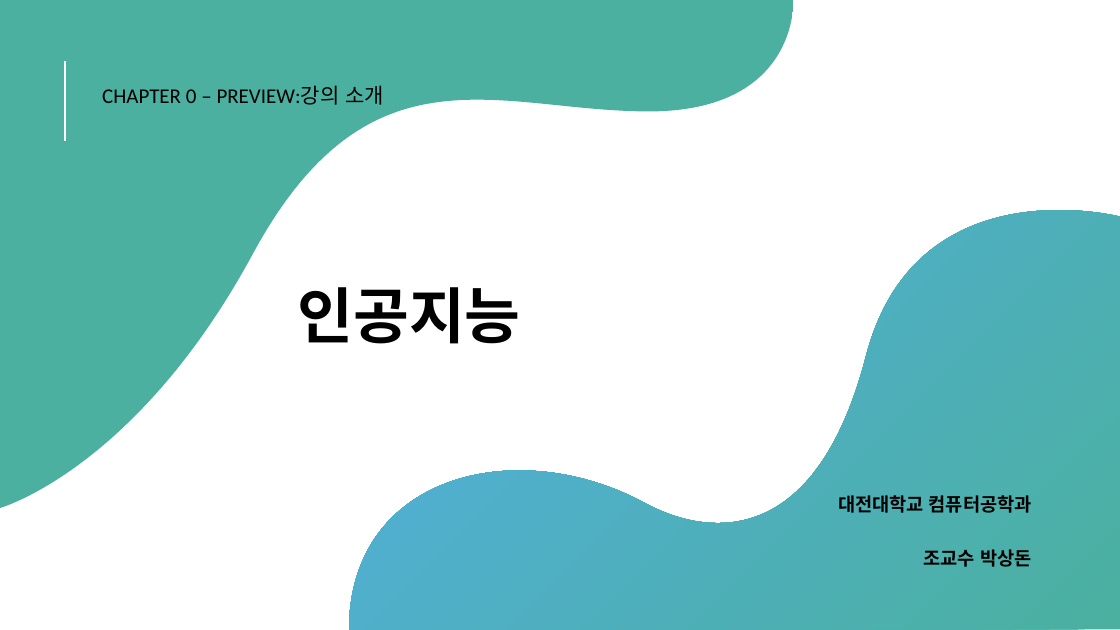
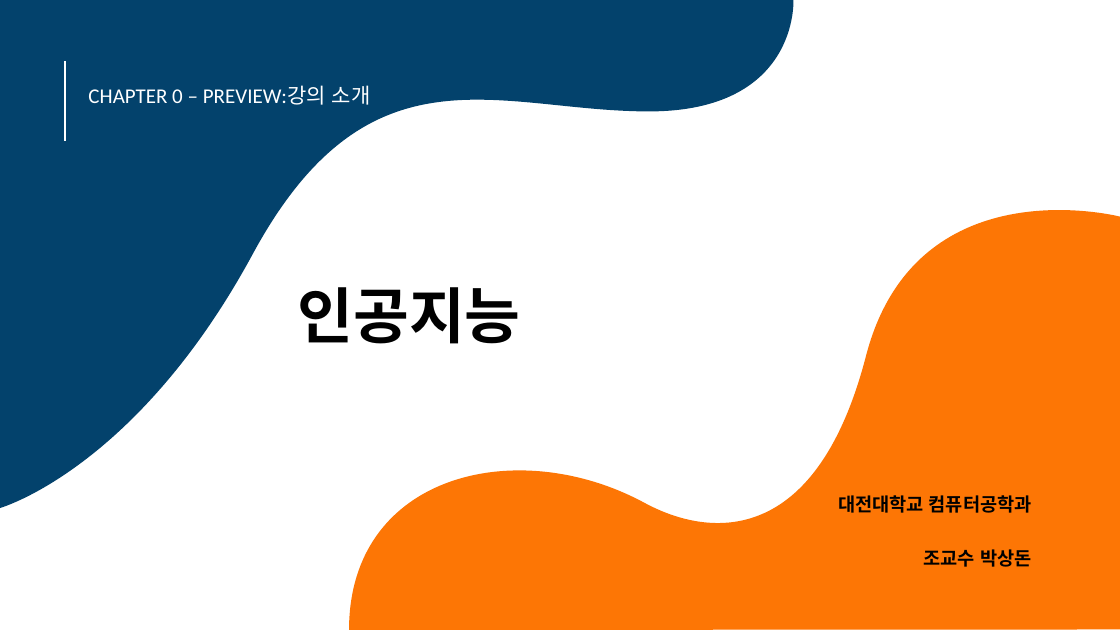
Before and after one commit to Sangdon-Park/Sangdon-Park.github.io, a slide deck: slide 1 of data/인공지능/00-preview.pptx. Drawn at 1120x630 pixels with LibreOffice and Linux fonts; fonts in the diff are those of the drawing; background and template pictures are left out. Boxes give left, top, right and bottom in pixels: in the first picture for what was removed or moved away, otherwise in the second. Text is boxed around its words. In the diff, an @@ line names an element or a change of style, - is before the commit and + after.

```diff
--- a/data/인공지능/00-preview.pptx
+++ b/data/인공지능/00-preview.pptx
@@ freeform shape at (0,0,799,508): fill #4BB0A0 to #03426C @@
@@ text "CHAPTER 0 – PREVIEW:강의 소개": place and size @@
-text "CHAPTER 0 – PREVIEW:강의 소개" at (102,85,384,105)
+text "CHAPTER 0 – PREVIEW:강의 소개" at (88,85,371,105)
@@ text "CHAPTER 0 – PREVIEW:강의 소개" at (88,85,371,105): text colour #000000 to #FFFFFF @@
@@ freeform shape at (349,210,1120,630): fill gradient #4BB0A0 to #52AEE1 to #FD7605 @@
```
Also in this commit, not shown: 6 other slides changed, 26 other files.
